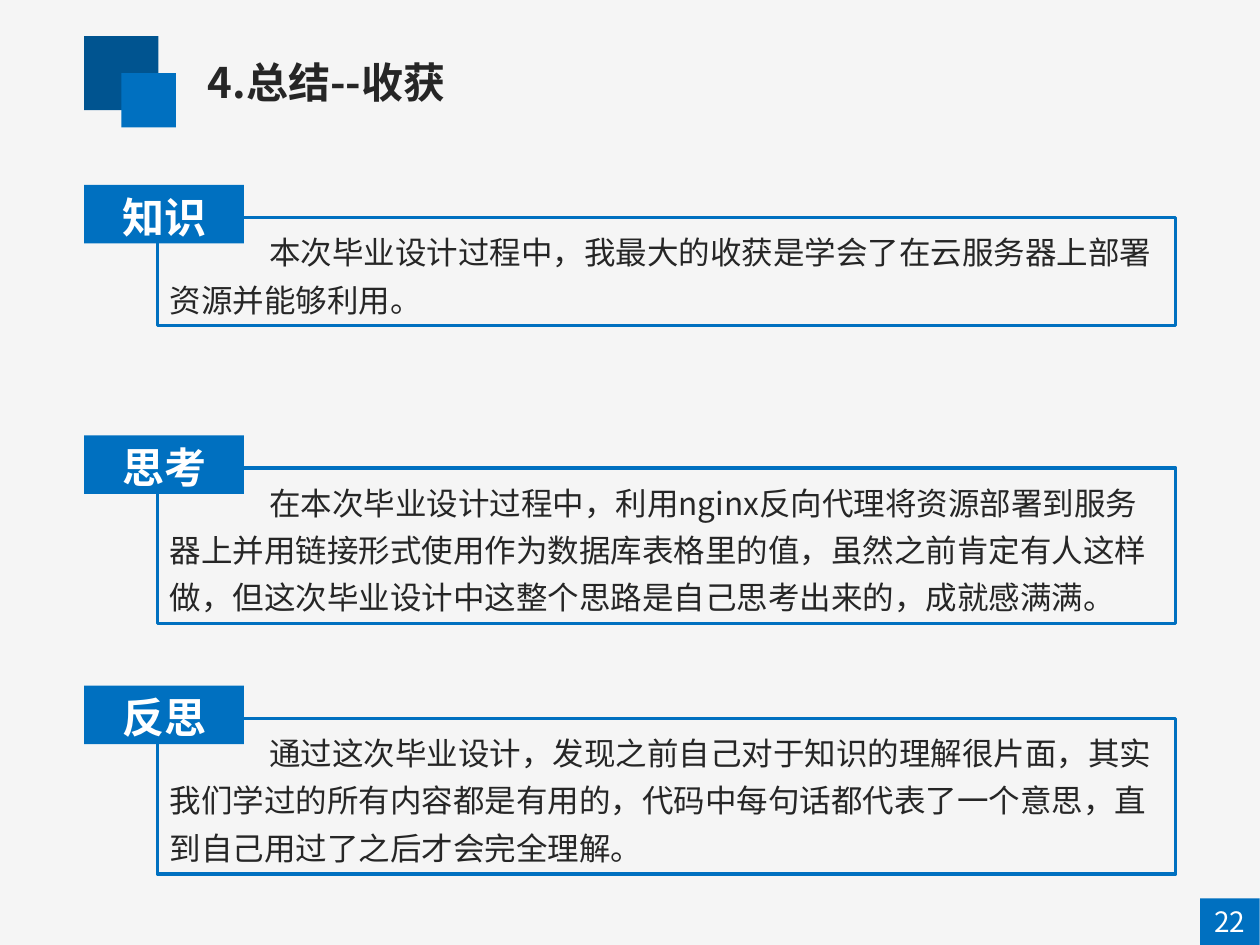
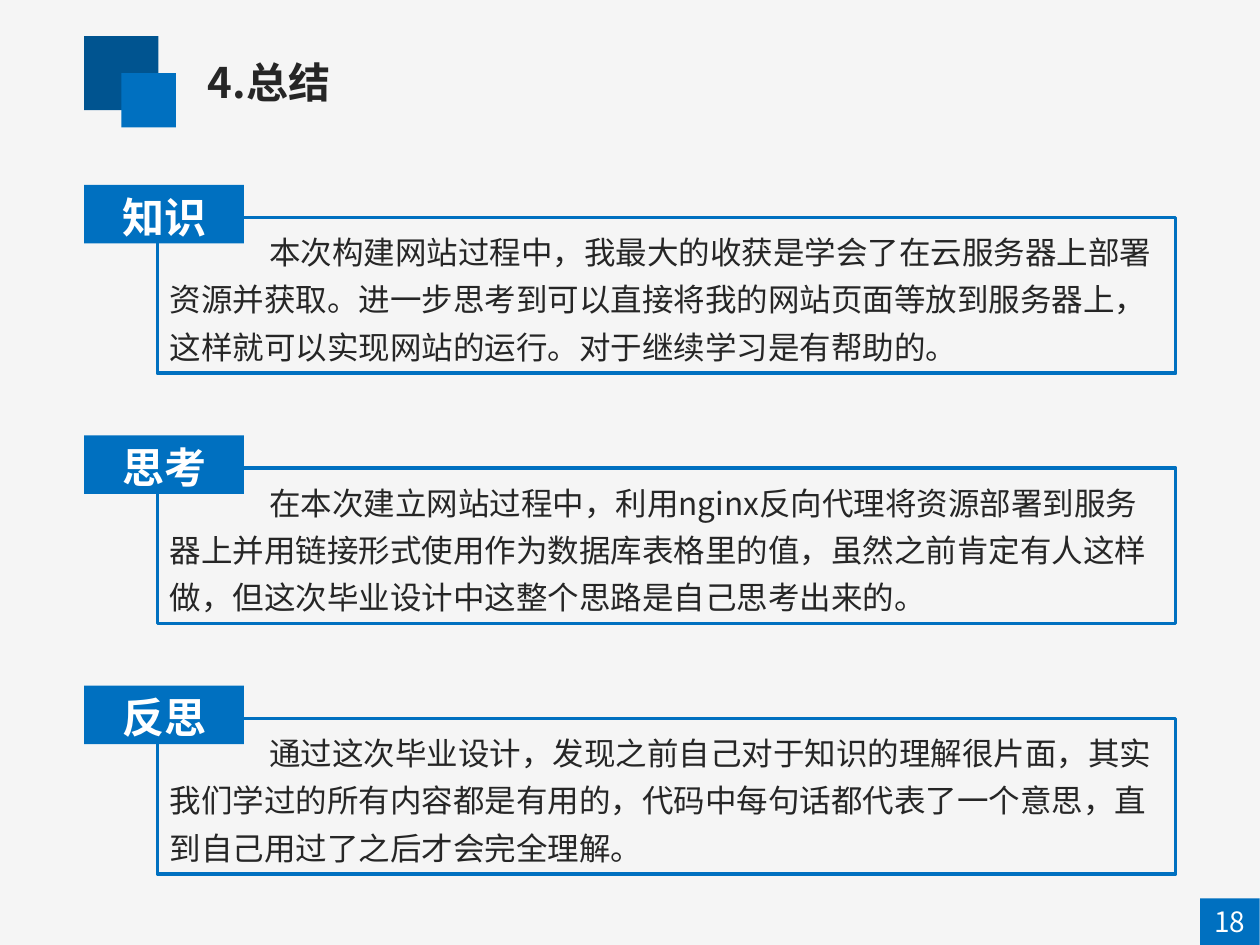
Before and after one commit to lijianhui1997/about_graduate, a slide deck: slide 18 of 答辩/李建辉-答辩.pptx (slide 22 before the commit). Drawn at 1260x945 pixels with LibreOffice and Linux fonts; fonts in the diff are those of the drawing. Boxes give left, top, right and bottom in pixels: in the first picture for what was removed or moved away, otherwise in the second. Text is boxed around its words. In the diff, an @@ line names an element or a change of style, - is before the commit and + after.

```diff
--- a/答辩/李建辉-答辩.pptx
+++ b/答辩/李建辉-答辩.pptx
@@ text at [208, 62, 330, 102]: text changed @@
-4.总结--收获
+4.总结
@@ rectangle "本次构建网站过程中，我最大的收获是学会了在云服务器上部署资源并获取。进一步思考到可以直接将我的网站页面等放到服务器上，这 ...": place and size @@
-rectangle "本次构建网站过程中，我最大的收获是学会了在云服务器上部署资源并获取。进一步思考到可以直接将我的网站页面等放到服务器上，这 ..." at [158, 218, 1176, 326]
+rectangle "本次构建网站过程中，我最大的收获是学会了在云服务器上部署资源并获取。进一步思考到可以直接将我的网站页面等放到服务器上，这 ..." at [158, 218, 1176, 374]
@@ text in rectangle at [170, 237, 1151, 362]: text changed @@
-本次毕业设计过程中，我最大的收获是学会了在云服务器上部署资源并能够利用。
+本次构建网站过程中，我最大的收获是学会了在云服务器上部署资源并获取。进一步思考到可以直接将我的网站页面等放到服务器上，这样就可以实现网站的运行。对于继续学习是有帮助的。
@@ text in rectangle at [170, 488, 1146, 612]: text changed @@
-在本次毕业设计过程中，利用nginx反向代理将资源部署到服务器上并用链接形式使用作为数据库表格里的值，虽然之前肯定有人这样做，但这次毕业设计中这整个思路是自己思考出来的，成就感满满。
+在本次建立网站过程中，利用nginx反向代理将资源部署到服务器上并用链接形式使用作为数据库表格里的值，虽然之前肯定有人这样做，但这次毕业设计中这整个思路是自己思考出来的。
@@ text at [1214, 911, 1245, 933]: text changed @@
-22
+18
```
Also in this commit, not shown: 16 other slides changed, 2 slides added, 6 slides removed, 5 other files.
